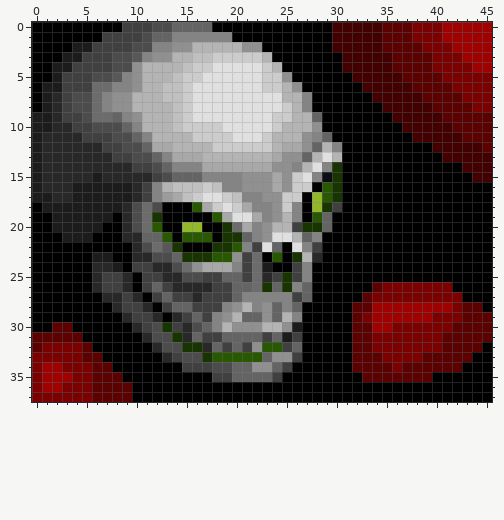
Two versions of one pixel-art sprite, sprites/icons/unit_skeleton.png. That is the earlier state.
The file is 46x38 pixels.
After the commit:
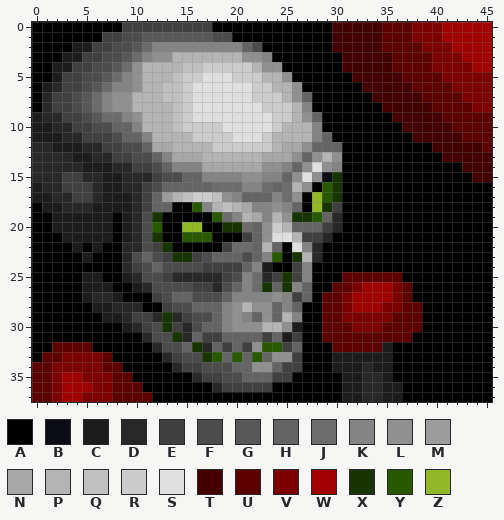
Palette (. is transparent): A #000000  B #0c0c14  C #1c1c1c  D #282828  E #404040  F #4c4c4c  G #585858  H #646464  J #6c6c6c  K #848484  L #909090  M #9c9c9c  N #a8a8a8  P #b4b4b4  Q #c0c0c0  R #cccccc  S #e0e0e0  T #440000  U #5c0000  V #7c0000  W #a00000  X #183400  Y #285800  Z #90b828
Edits made:
Changed rows in their new state; - is an unchanged pixel.
first column x 0:
 0 ------------EEEEEE----------------------------
 1 ---------FFGGGGGGGFF--------------------------
 2 --------FFGJ--KKKKKKKHF-----------------------
 3 -------F-GJ-----PPPPPLLK----------------------
 4 ------FFGJ------Q-RRRRPLL---------------------
 5 -----F-GJ-----------RRRPP---------------------
 6 --D--FG---------------R-P---------------------
 7 -DE--G----------------RRR-LH------------------
 8 -DE--G-----------------RR---------------------
 9 -D----G-J------------------L------------------
10 --------H-------------------K-----------------
11 -CC------H-----------------P------------------
12 D-CCC------------------------HH---------------
13 D---CC-----------------N-N--LPL---------------
14 D----CCC---------------L-KHL-LK---------------
15 D--EE-DCC-----F--------KKHL-L-----------------
16 ---EEED--D--FHHHHHJJJKKJHJPL------------------
17 ----EED-----H-P--RQLKHHHKJL-------------------
18 ---DDD---CDEHH---KPQP----KH-------------------
19 ---------CDF-------JKP--PLXX--D---------------
20 -------C-CDF--------XJH-R-HHHED---------------
21 ------CC-C-FXA-----AAEH----EED----------------
22 ----C-C--D--EXA---AEJJHP----D-----------------
23 -----CAA-DFH-EX-EFHHHFHK----------------------
24 ------AAAD-FHF-FFEEEEHK-----------------------
25 -----CCAACDFFE-DDDDEFK---------UUUUUU---------
26 -----CCCAACDFFFFEEDF-K--------UUVWWW-UAAAA----
27 -----CD-CAA--FHHFFFHK---L----UUVWWWW-UAAAAA---
28 ------CC-DDA--FFHHH---L------UUVWW-VVUUAAAAAA-
29 -------CC----X--FFHKLK-------UUVV-VVUUUAAAAAAA
30 --AA-----C--------HK---------UUUVVVUUUUAAAAAAA
31 AAAAA------------------------UUU--UUUUAAAAAAAA
32 AAUUU----------H--------------UU--UCAAAAAAAAA-
33 AUU--VVU-----------H-H--------CCCCCCAAAAAAAA--
34 UUV---V-U-----D--F--------E---CCCDCCAAAAAAA---
35 UUV-W-VV-U------DE-FF----E-----CCDDCAAAA------
36 UUVWWWVV--U-------DEEEEE-------CCDDCC---------
37 UU-WW-VV--UU-------------------CCDDCC---------
